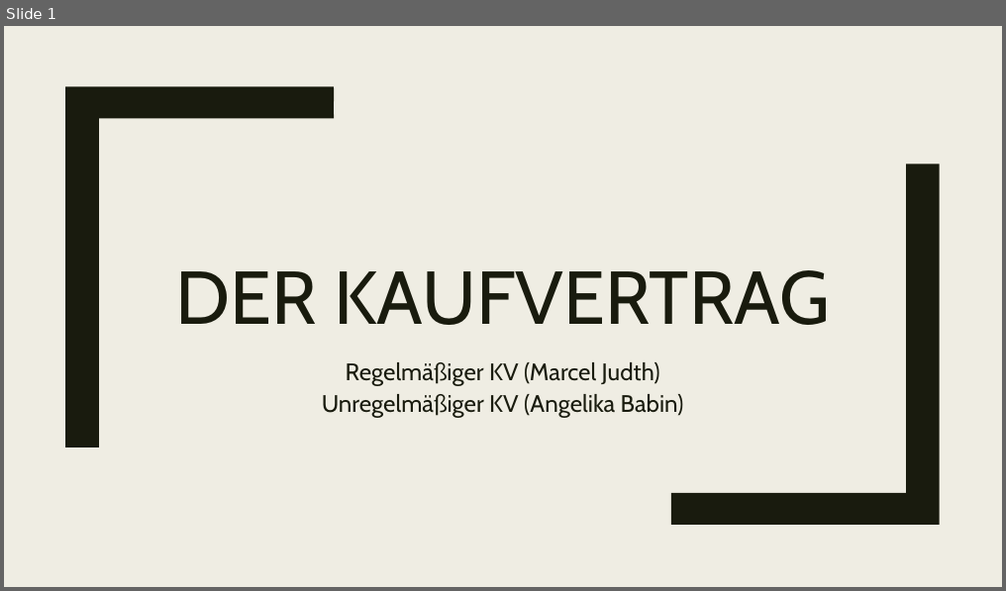
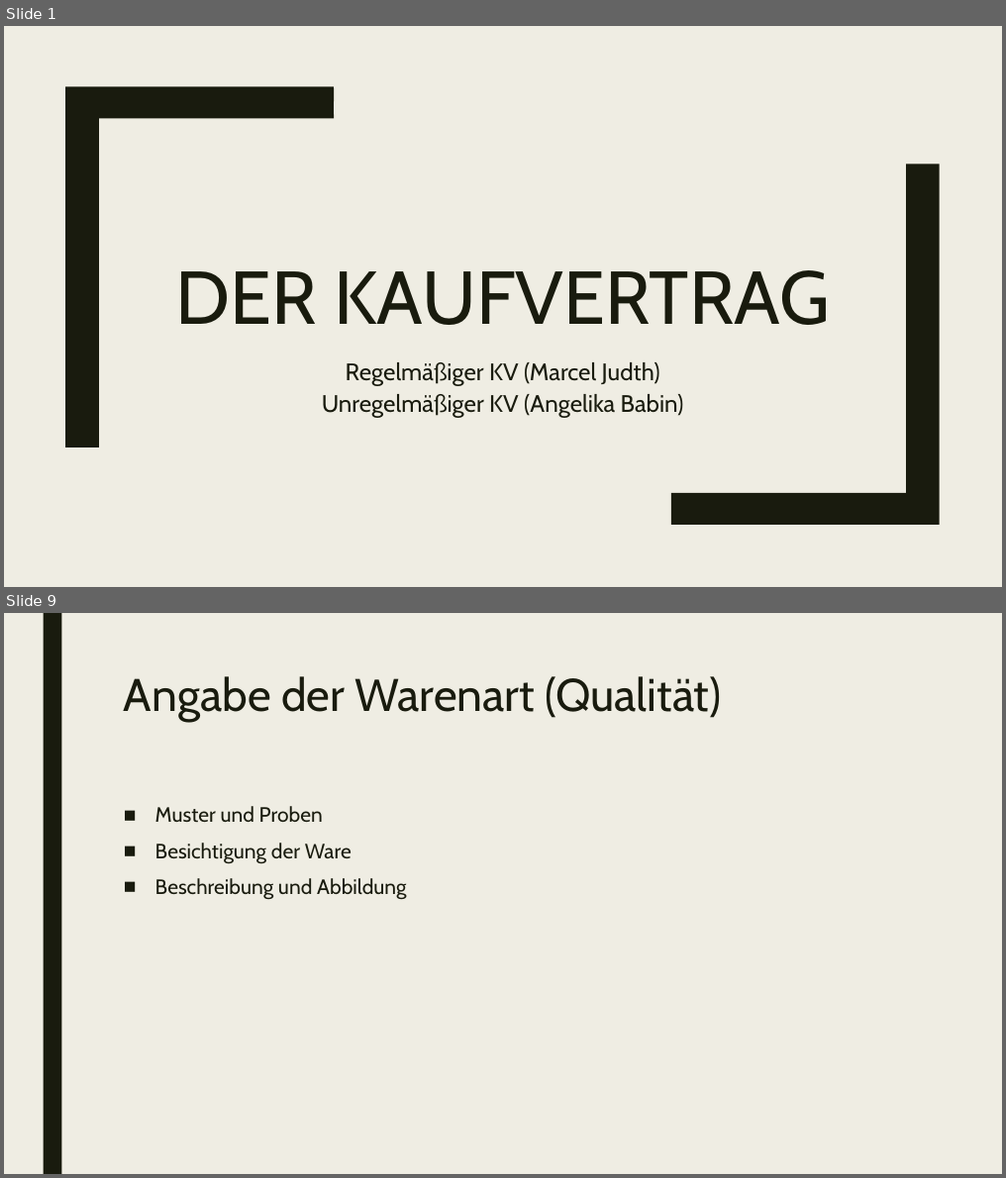
Before and after one commit to Judth34/Schule, a slide deck: 5.AHIFS/BWM2/Kaufvertrag_Referat.pptx. Shown one above the other, each under a label of ours: slide 1 before the commit, slides 1 and 9 after it; the slides between them are not shown. The pictures are 1006x591 and 1006x1178 pixels, drawn with LibreOffice and Linux fonts; fonts in the diff are those of the drawing. Boxes give left, top, right and bottom in pixels: in the first picture for what was removed or moved away, otherwise in the second. Text is boxed around its words. In the diff, an @@ line names an element or a change of style, - is before the commit and + after.

```diff
--- a/5.AHIFS/BWM2/Kaufvertrag_Referat.pptx
+++ b/5.AHIFS/BWM2/Kaufvertrag_Referat.pptx
@@ slide 9 added at (x1=4, y1=613, x2=1002, y2=1174), background #EFEDE3 @@
@@ rectangle added at (x1=43, y1=613, x2=61, y2=1174), fill #191B0E @@
@@ title added at (x1=124, y1=676, x2=721, y2=722), 44 pt, text #191B0E @@
+Angabe der Warenart (Qualität)
@@ text added at (x1=155, y1=806, x2=407, y2=900), 20 pt, text #191B0E @@
+■ Muster und Proben
+■ Besichtigung der Ware
+■ Beschreibung und Abbildung
```
Also in this commit, not shown: 19 other slides added, 2 slides removed, 8 other files.
